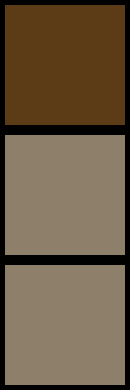
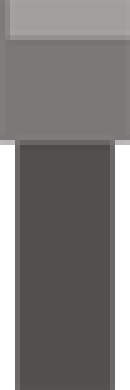
Revision of a layered (130, 390) image; what changed, layer by layer:
added layer "Layer 2" above "Layer 1" over [0, 0, 130, 390]
hid "Layer 1" over [0, 0, 130, 390]
